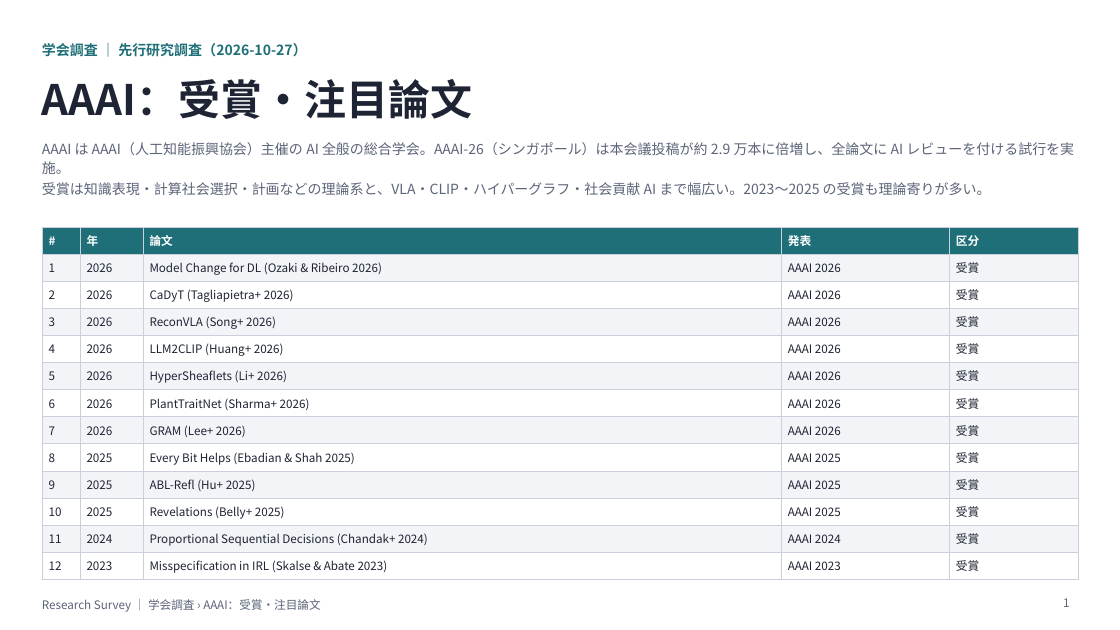
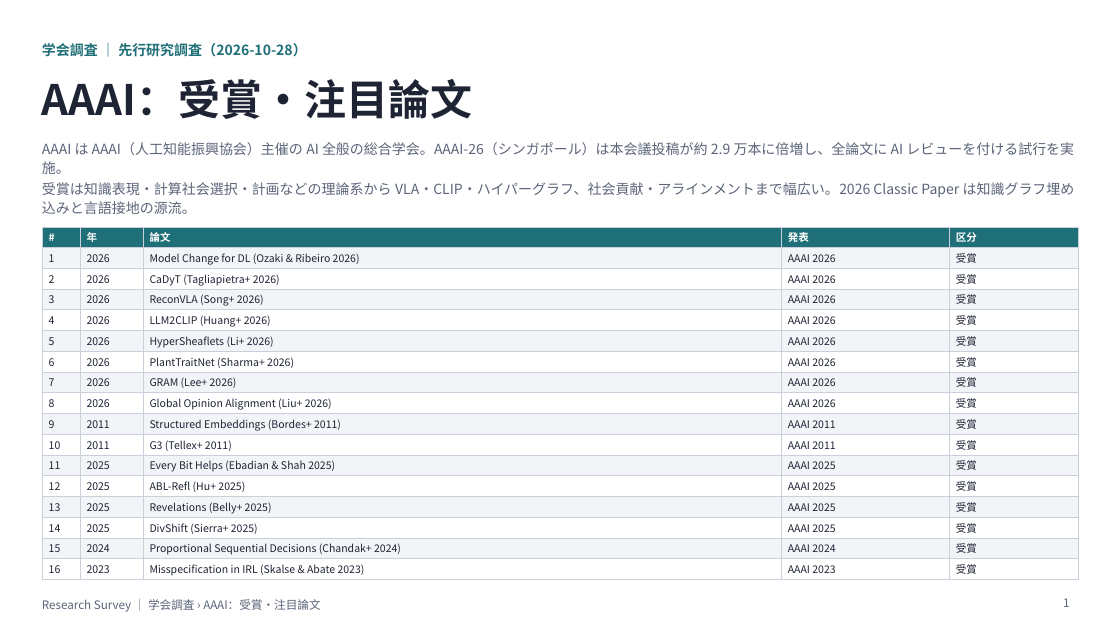
Before and after one commit to create-alt/researches, a slide deck: slide 1 of aaai/aaai.pptx. Drawn at 1120x630 pixels with LibreOffice and Linux fonts; fonts in the diff are those of the drawing. Boxes give left, top, right and bottom in pixels: in the first picture for what was removed or moved away, otherwise in the second. Text is boxed around its words. In the diff, an @@ line names an element or a change of style, - is before the commit and + after.

```diff
--- a/aaai/aaai.pptx
+++ b/aaai/aaai.pptx
@@ text at <box>42,43,307,57</box>: text changed @@
-学会調査 ｜ 先行研究調査（2026-10-27）
+学会調査 ｜ 先行研究調査（2026-10-28）
@@ text at <box>42,182,1075,214</box>: text changed @@
-受賞は知識表現・計算社会選択・計画などの理論系と、VLA・CLIP・ハイパーグラフ・社会貢献 AI まで幅広い。2023〜2025 の受賞も理論寄りが多い。
+受賞は知識表現・計算社会選択・計画などの理論系から VLA・CLIP・ハイパーグラフ、社会貢献・アラインメントまで幅広い。2026 Classic Paper は知識グラフ埋め込みと言語接地の源流。
@@ table at <box>42,227,1078,580</box> @@
-row 9: 8 | 2025 | Every Bit Helps (Ebadian & Shah 2025) | AAAI 2025 | 受賞
-row 10: 9 | 2025 | ABL-Refl (Hu+ 2025) | AAAI 2025 | 受賞
-row 11: 10 | 2025 | Revelations (Belly+ 2025) | AAAI 2025 | 受賞
-row 12: 11 | 2024 | Proportional Sequential Decisions (Chandak+ 2024) | AAAI 2024 | 受賞
-row 13: 12 | 2023 | Misspecification in IRL (Skalse & Abate 2023) | AAAI 2023 | 受賞
+row 9: 8 | 2026 | Global Opinion Alignment (Liu+ 2026) | AAAI 2026 | 受賞
+row 10: 9 | 2011 | Structured Embeddings (Bordes+ 2011) | AAAI 2011 | 受賞
+row 11: 10 | 2011 | G3 (Tellex+ 2011) | AAAI 2011 | 受賞
+row 12: 11 | 2025 | Every Bit Helps (Ebadian & Shah 2025) | AAAI 2025 | 受賞
+row 13: 12 | 2025 | ABL-Refl (Hu+ 2025) | AAAI 2025 | 受賞
+row 14: 13 | 2025 | Revelations (Belly+ 2025) | AAAI 2025 | 受賞
+row 15: 14 | 2025 | DivShift (Sierra+ 2025) | AAAI 2025 | 受賞
+row 16: 15 | 2024 | Proportional Sequential Decisions (Chandak+ 2024) | AAAI 2024 | 受賞
+row 17: 16 | 2023 | Misspecification in IRL (Skalse & Abate 2023) | AAAI 2023 | 受賞
```
Also in this commit, not shown: 4 other slides changed, 8 slides added, 9 other files.
